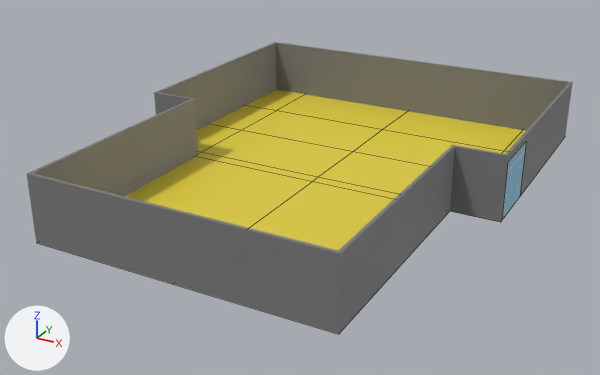
Two versions of the Blender file Assets/Art/Models/EstruturaNova.blend, one commit apart.
The view is the same before and after, from a 50 mm camera at (28.0, -53.8, 25.7) aimed at (-0.6, -1.8, -0.3). Every picture has the same lights, and +X, +Y and +Z are marked at lower left. Mesh edges are drawn as thin lines on the coarser meshes.
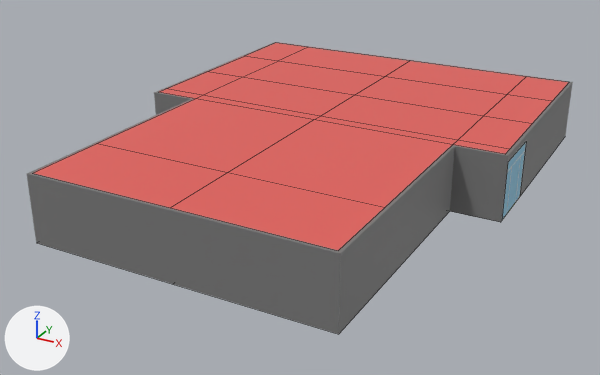
Commit message: Atualizacao Estrutura

Changed parts and their boxes [x1, y1, x2, y2] in the pictures (600 x 375 px):
'Teto', added (red): after [33, 43, 569, 250]
'Plane', unchanged, covered by the edit: before [125, 90, 525, 250]

Patch to the scene script:
```diff
--- a/Assets/Art/Models/EstruturaNova.blend.py
+++ b/Assets/Art/Models/EstruturaNova.blend.py
@@ mat_teto @@
+mat_teto = principled_material('teto')
+mat_teto.base_color = (0.8, 0.123, 0.108)  # red #e7625c
@@ me_plane_002 @@
+me_plane_002.from_pydata(...)  # 31 vertices, 20 faces; spans x -14.8..14.8, y -18.8..18.8, z 0.0
+me_plane_002.materials.append(mat_teto)  # red #e7625c
@@ ob_teto @@
+ob_teto = bpy.data.objects.new('Teto', me_plane_002)
+ob_teto.location = (0.0, 0.0, 5.0)
+ob_teto.scale = (1.0, 1.0, -1.0)
```
